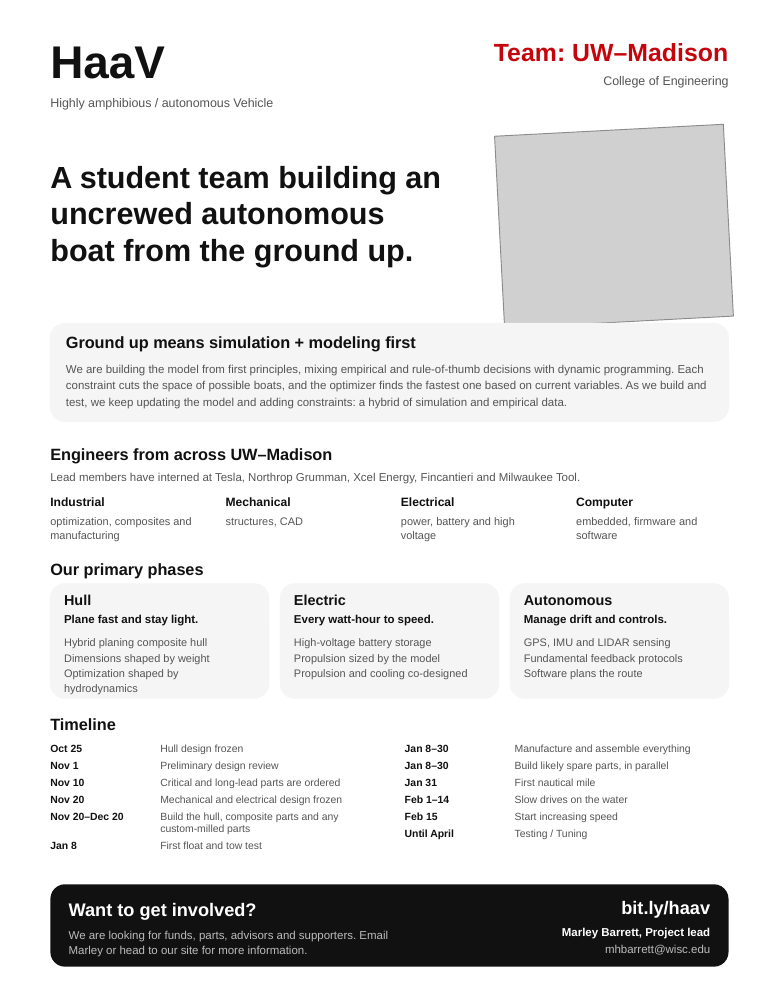
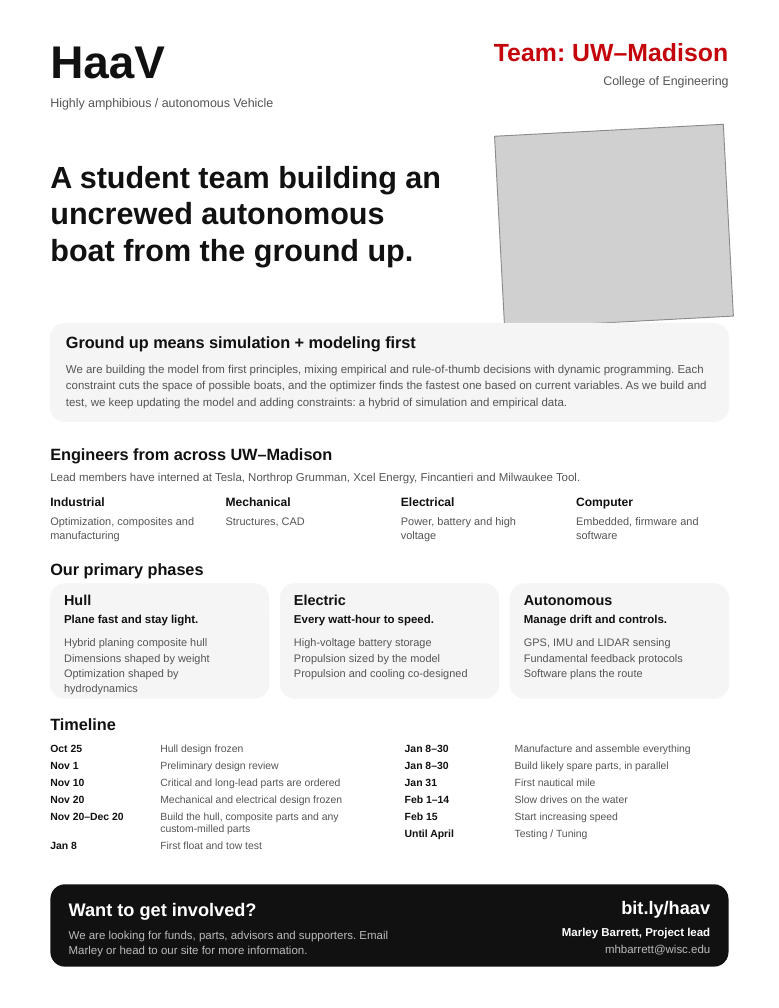
Before and after one commit to MarMar888/hav, a slide deck: slide 1 of dashboard/public/haav-handout.pptx. Drawn at 779x1008 pixels with LibreOffice and Linux fonts; fonts in the diff are those of the drawing; grey boxes stand for pictures. Boxes give left, top, right and bottom in pixels: in the first picture for what was removed or moved away, otherwise in the second. Text is boxed around its words. In the diff, an @@ line names an element or a change of style, - is before the commit and + after.

```diff
--- a/dashboard/public/haav-handout.pptx
+++ b/dashboard/public/haav-handout.pptx
@@ text at [50, 517, 194, 541]: text changed @@
-optimization, composites and manufacturing
+Optimization, composites and manufacturing
@@ text at [226, 517, 305, 526]: text changed @@
-structures, CAD
+Structures, CAD
@@ text at [401, 517, 516, 541]: text changed @@
-power, battery and high voltage
+Power, battery and high voltage
@@ text at [576, 517, 698, 539]: text changed @@
-embedded, firmware and software
+Embedded, firmware and software
```
Also in this commit, not shown: 2 other files.
